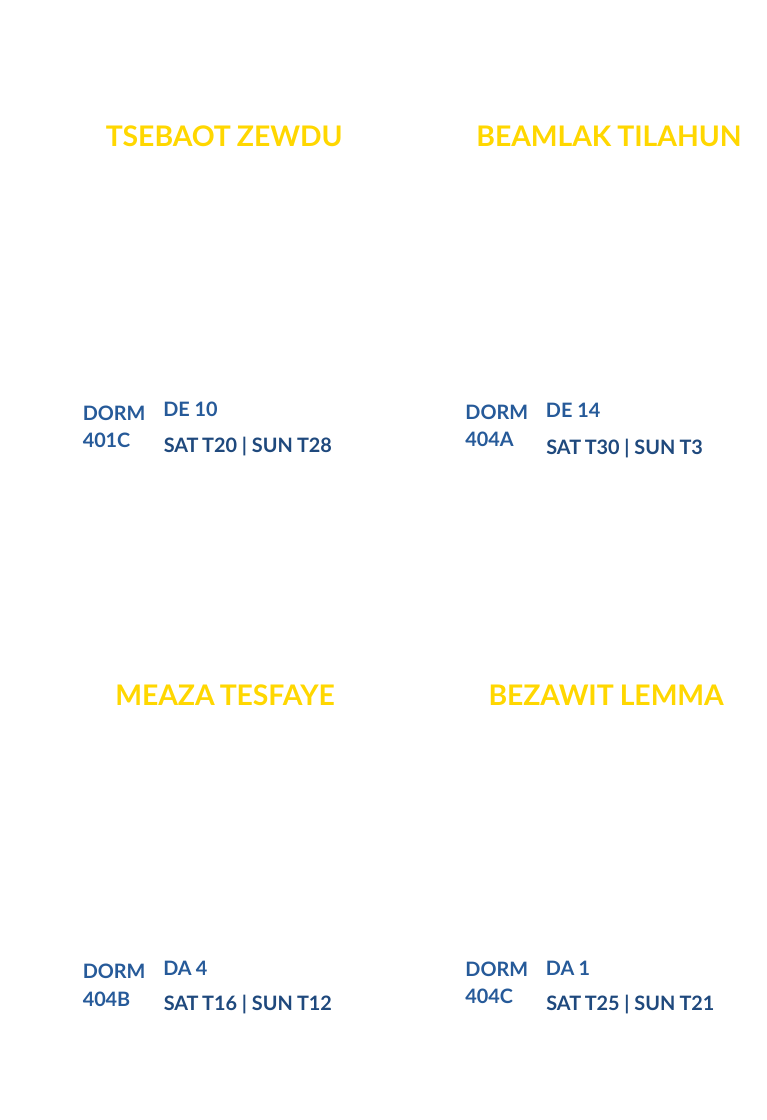
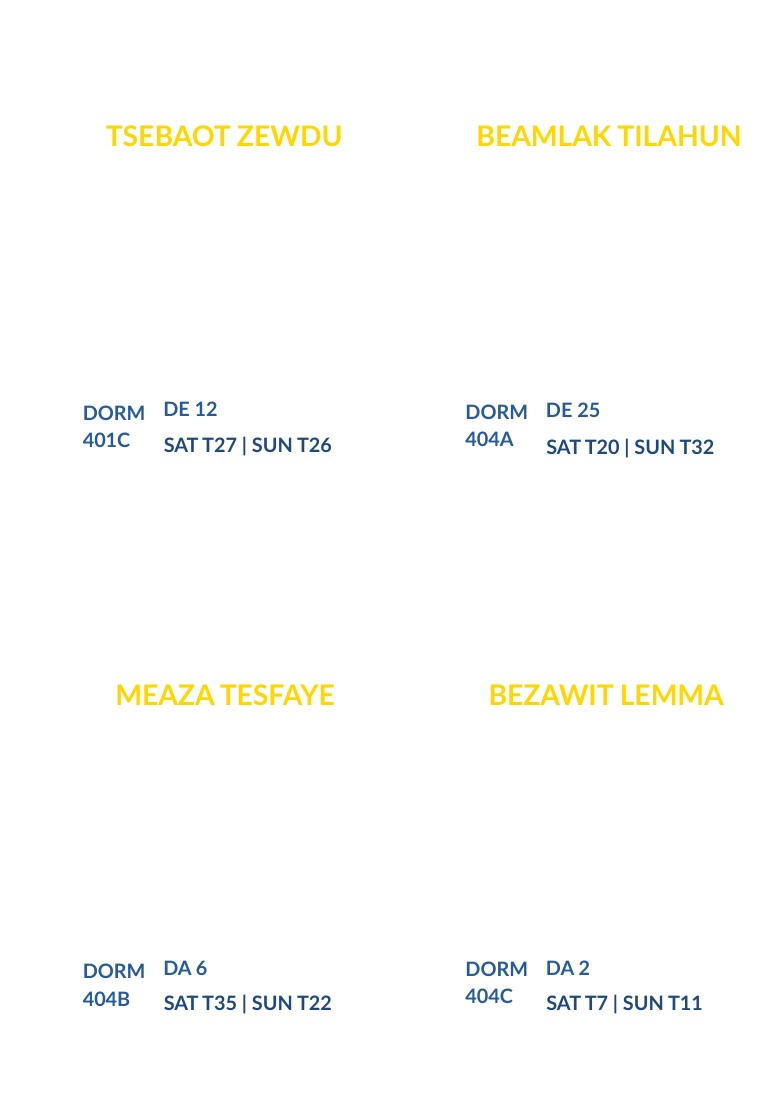
Before and after one commit to nahom8423/campusministry, a slide deck: slide 12 of output/filled_badges.pptx. Drawn at 767x1120 pixels with LibreOffice and Linux fonts; fonts in the diff are those of the drawing. Boxes give left, top, right and bottom in pixels: in the first picture for what was removed or moved away, otherwise in the second. Text is boxed around its words. In the diff, an @@ line names an element or a change of style, - is before the commit and + after.

```diff
--- a/output/filled_badges.pptx
+++ b/output/filled_badges.pptx
@@ text at (163, 401, 218, 416): text changed @@
-DE 10
+DE 12
@@ text at (546, 402, 600, 417): text changed @@
-DE 14
+DE 25
@@ text at (164, 437, 332, 452): text changed @@
-SAT T20 | SUN T28
+SAT T27 | SUN T26
@@ text at (546, 439, 715, 454): text changed @@
-SAT T30 | SUN T3
+SAT T20 | SUN T32
@@ text at (163, 960, 208, 975): text changed @@
-DA 4
+DA 6
@@ text at (546, 960, 591, 975): text changed @@
-DA 1
+DA 2
@@ text at (164, 995, 332, 1010): text changed @@
-SAT T16 | SUN T12
+SAT T35 | SUN T22
@@ text at (546, 995, 703, 1010): text changed @@
-SAT T25 | SUN T21
+SAT T7 | SUN T11
```
Also in this commit, not shown: 81 other slides changed, 4 slides added, 21 other files.
